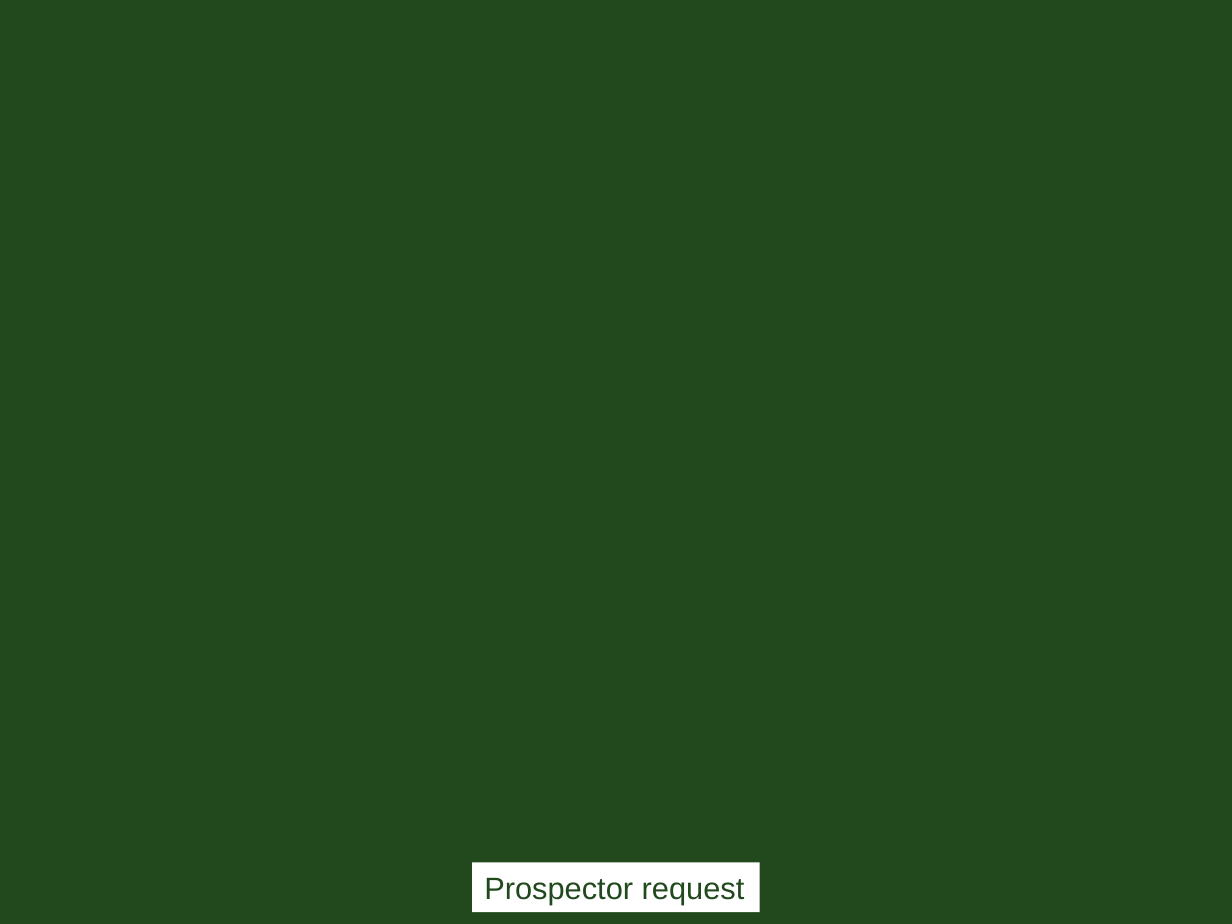
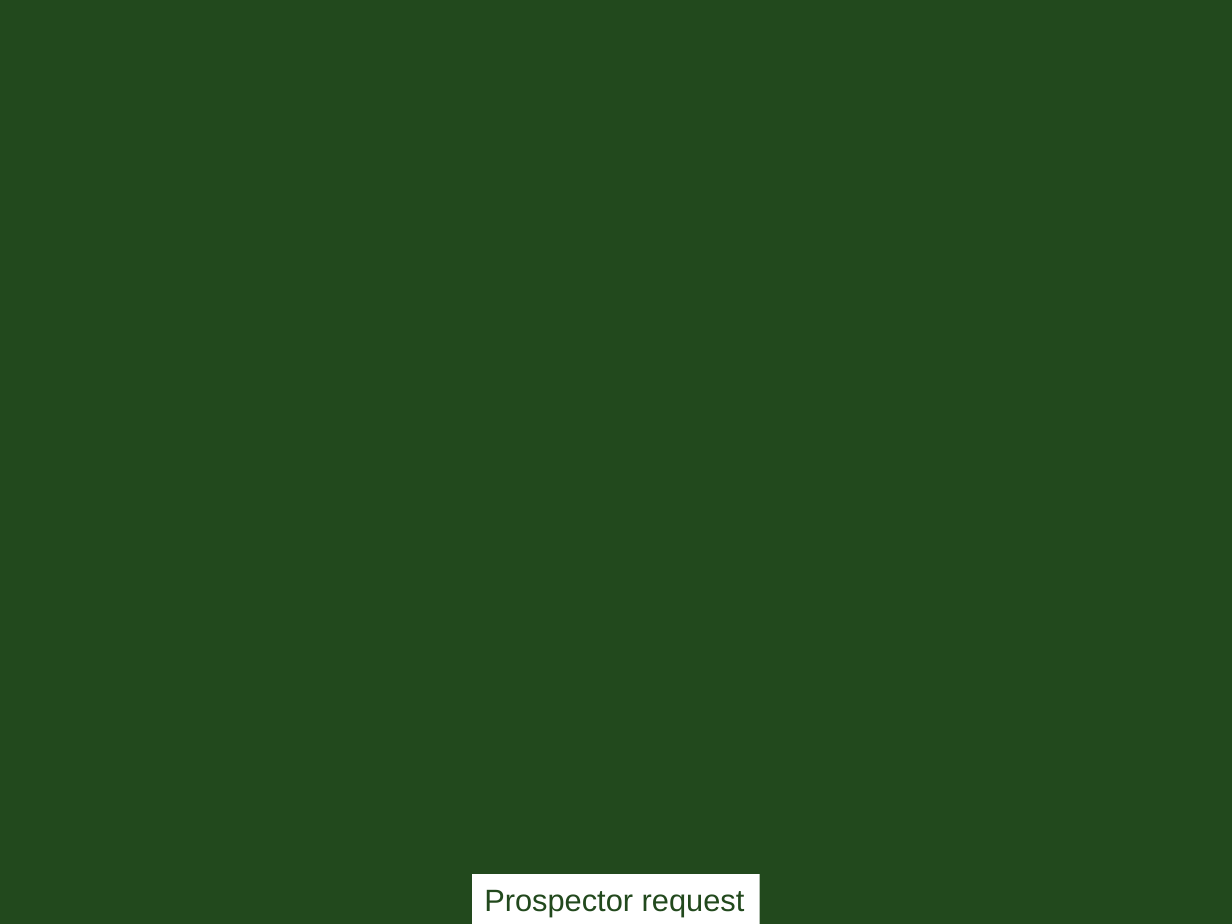
Before and after one commit to gregvogl/MaterialRequest, a slide deck: slide 25 of CSU-library-material-request.pptx. Drawn at 1232x924 pixels with LibreOffice and Linux fonts; fonts in the diff are those of the drawing; background and template pictures are left out. Boxes give left, top, right and bottom in pixels: in the first picture for what was removed or moved away, otherwise in the second. Text is boxed around its words. In the diff, an @@ line names an element or a change of style, - is before the commit and + after.

```diff
--- a/CSU-library-material-request.pptx
+++ b/CSU-library-material-request.pptx
@@ rectangle "Prospector request": place and size @@
-rectangle "Prospector request" at box(472, 862, 759, 912)
+rectangle "Prospector request" at box(472, 875, 759, 924)
```
Also in this commit, not shown: 13 other slides changed.
